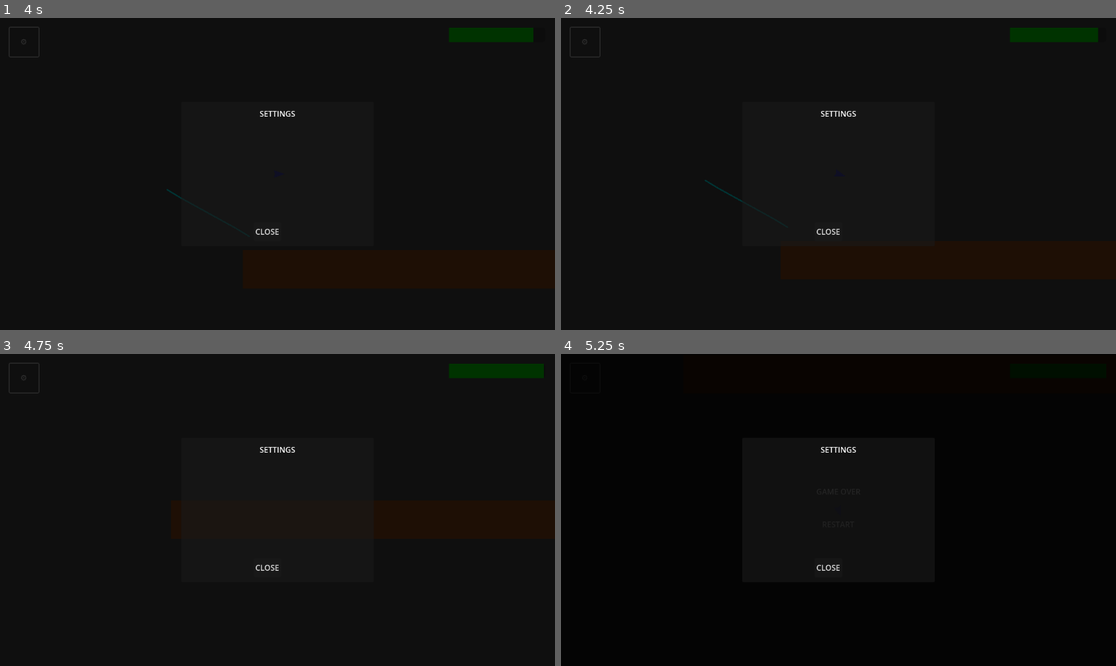
Above: before the commit, frames 1-4 (two rows, left to right).
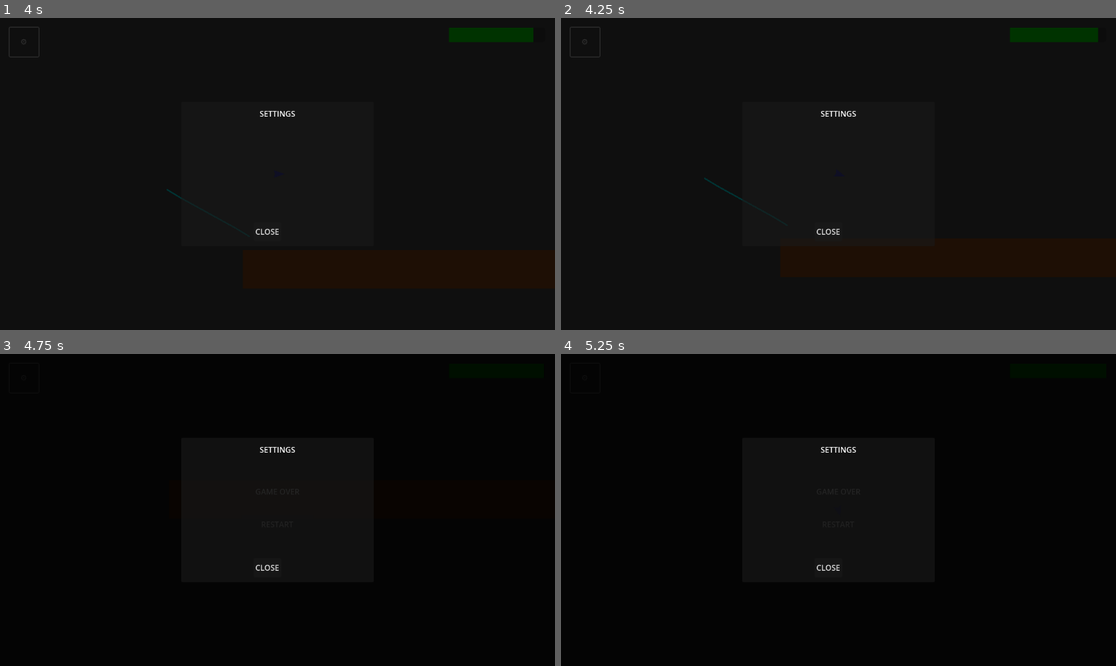
Above: after the commit, the same moments.

Repository: STUDIO-SINOKAYO/planegame
Game: Godot game, scene res://Scenes/level.tscn
The game is run twice, just before and just after one commit, with the same random seed, the same clock (stepped at 60 frames per second) and the same inputs. Before the commit the project starts from res://level.tscn.
Inputs (mouse positions are in pixels of both pictures, inside the frame that each line leads up to):
- Up to frame 1 (4 s): click "⚙️" at 0.5 s; click "⚙️" at 1.25 s; click "⚙️" at 2 s; tap Enter at 2.75 s; move the mouse to (399, 158) at 2.77 s; click (399, 158) at 2.92 s; tap Space at 3.5 s; drag from (166, 189) to (249, 236) at 3.52 s
- Up to frame 2 (4.25 s): no input
- Up to frame 3 (4.75 s): move the mouse to (333, 441) at 4.27 s; click (333, 441) at 4.42 s
- Up to frame 4 (5.25 s): click "RESTART" at 5 s

Frame 1 is identical in both runs. In frame 2, less than 0.1% of the frame differs, in the area x 25-33%, y 51-60%; in frame 3, 3.1%, in the area x 1-100%, y 2-60%; in frame 4, less than 0.1%.

Commit message:
slight reorganization of res://
Added different folders for each

Diff:
--- a/level.tscn
+++ b/Scenes/level.tscn
@@ -1,15 +1,15 @@
 [gd_scene load_steps=3 format=3 uid="uid://ig7nbplla4pc"]
 
-[ext_resource type="Script" uid="uid://cqn84wdm076k5" path="res://Level.gd" id="1_7q8xc"]
-[ext_resource type="Script" uid="uid://pakfejb3s2jx" path="res://Plane.gd" id="2_plane"]
+[ext_resource type="Script" uid="uid://cqn84wdm076k5" path="res://Scripts/Level.gd" id="1_k5f4k"]
+[ext_resource type="Script" uid="uid://pakfejb3s2jx" path="res://Scripts/Plane.gd" id="2_6phgx"]
 
 [node name="Level" type="Node2D"]
-script = ExtResource("1_7q8xc")
+script = ExtResource("1_k5f4k")
 
 [node name="Plane" type="CharacterBody2D" parent="."]
 position = Vector2(72, 407)
-script = ExtResource("2_plane")
-wind_influence_radius = 500.0
+script = ExtResource("2_6phgx")
+wind_influence_radius = 1500.0
 
 [node name="PlaneVisual" type="Polygon2D" parent="Plane"]
 color = Color(0, 0, 1, 1)
--- a/project.godot
+++ b/project.godot
@@ -11,7 +11,7 @@
 [application]
 
 config/name="PlaneGame"
-run/main_scene="res://level.tscn"
+run/main_scene="res://Scenes/level.tscn"
 config/features=PackedStringArray("4.4", "GL Compatibility")
 config/icon="res://icon.svg"
 
@@ -19,24 +19,24 @@
 
 ui_accept={
 "deadzone": 0.5,
-"events": [Object(InputEventKey,"resource_local_to_scene":fa …(174 unchanged characters)… l_keycode":0,"key_label":0,"unicode":0,"echo":false,"script":null)
-, Object(InputEventKey,"resource_local_to_scene":false,"reso …(165 unchanged characters)… l_keycode":0,"key_label":0,"unicode":0,"echo":false,"script":null)
-, Object(InputEventKey,"resource_local_to_scene":false,"resource_name":"","device":0,"window_id":0,"alt_pressed":false,"shift_pressed":false,"ctrl_pressed":false,"meta_pressed":false,"pressed":false,"keycode":32,"physical_keycode":0,"key_label":0,"unicode":32,"echo":false,"script":null)
+"events": [Object(InputEventKey,"resource_local_to_scene":fa …(174 unchanged characters)… l_keycode":0,"key_label":0,"unicode":0,"location":0,"echo":false,"script":null)
+, Object(InputEventKey,"resource_local_to_scene":false,"reso …(165 unchanged characters)… l_keycode":0,"key_label":0,"unicode":0,"location":0,"echo":false,"script":null)
+, Object(InputEventKey,"resource_local_to_scene":false,"resource_name":"","device":0,"window_id":0,"alt_pressed":false,"shift_pressed":false,"ctrl_pressed":false,"meta_pressed":false,"pressed":false,"keycode":32,"physical_keycode":0,"key_label":0,"unicode":32,"location":0,"echo":false,"script":null)
 ]
 }
 ui_left={
 "deadzone": 0.5,
-"events": [Object(InputEventKey,"resource_local_to_scene":fa …(174 unchanged characters)… l_keycode":0,"key_label":0,"unicode":0,"echo":false,"script":null)
+"events": [Object(InputEventKey,"resource_local_to_scene":fa …(174 unchanged characters)… l_keycode":0,"key_label":0,"unicode":0,"location":0,"echo":false,"script":null)
 ]
 }
 ui_right={
 "deadzone": 0.5,
-"events": [Object(InputEventKey,"resource_local_to_scene":fa …(174 unchanged characters)… l_keycode":0,"key_label":0,"unicode":0,"echo":false,"script":null)
+"events": [Object(InputEventKey,"resource_local_to_scene":fa …(174 unchanged characters)… l_keycode":0,"key_label":0,"unicode":0,"location":0,"echo":false,"script":null)
 ]
 }
 ui_up={
 "deadzone": 0.5,
-"events": [Object(InputEventKey,"resource_local_to_scene":fa …(174 unchanged characters)… l_keycode":0,"key_label":0,"unicode":0,"echo":false,"script":null)
+"events": [Object(InputEventKey,"resource_local_to_scene":fa …(174 unchanged characters)… l_keycode":0,"key_label":0,"unicode":0,"location":0,"echo":false,"script":null)
 ]
 }
 
Renamed: Level.gd -> Scripts/Level.gd
Renamed: Level.gd.uid -> Scripts/Level.gd.uid
Renamed: Plane.gd.uid -> Scripts/Plane.gd.uid
